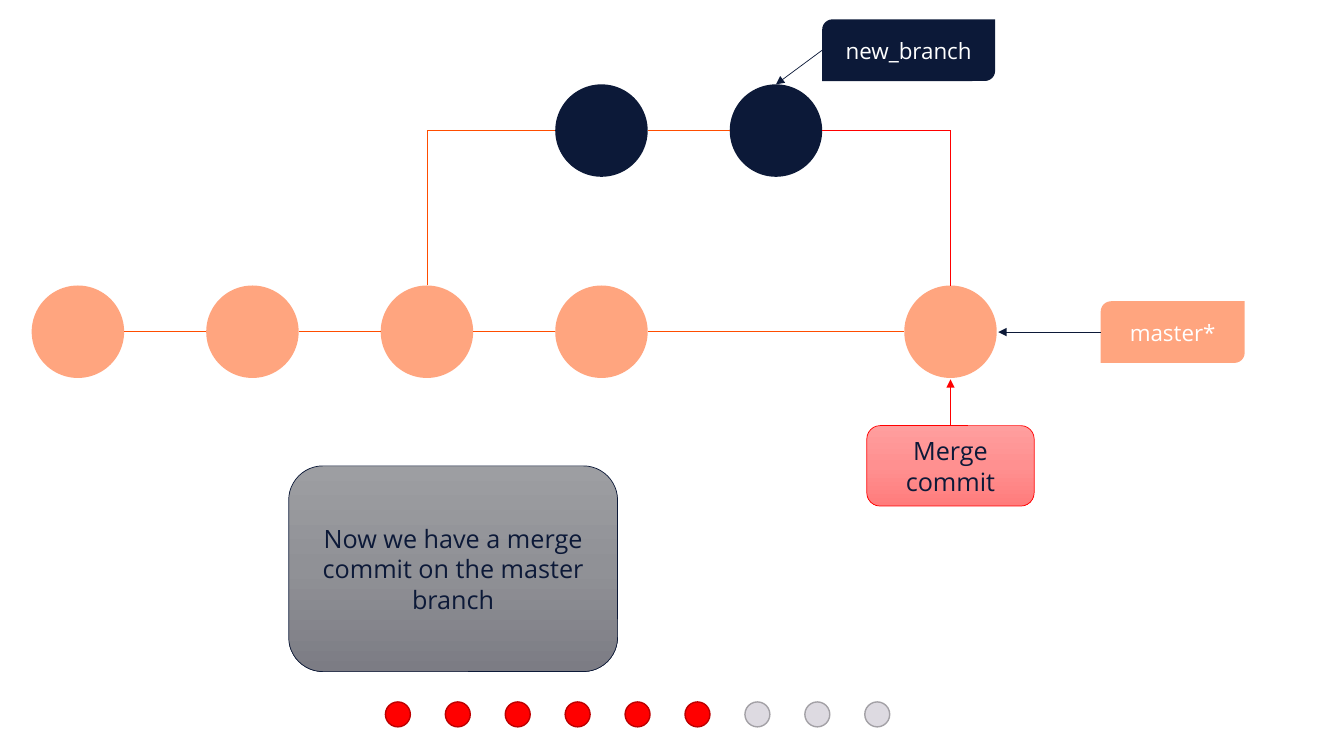
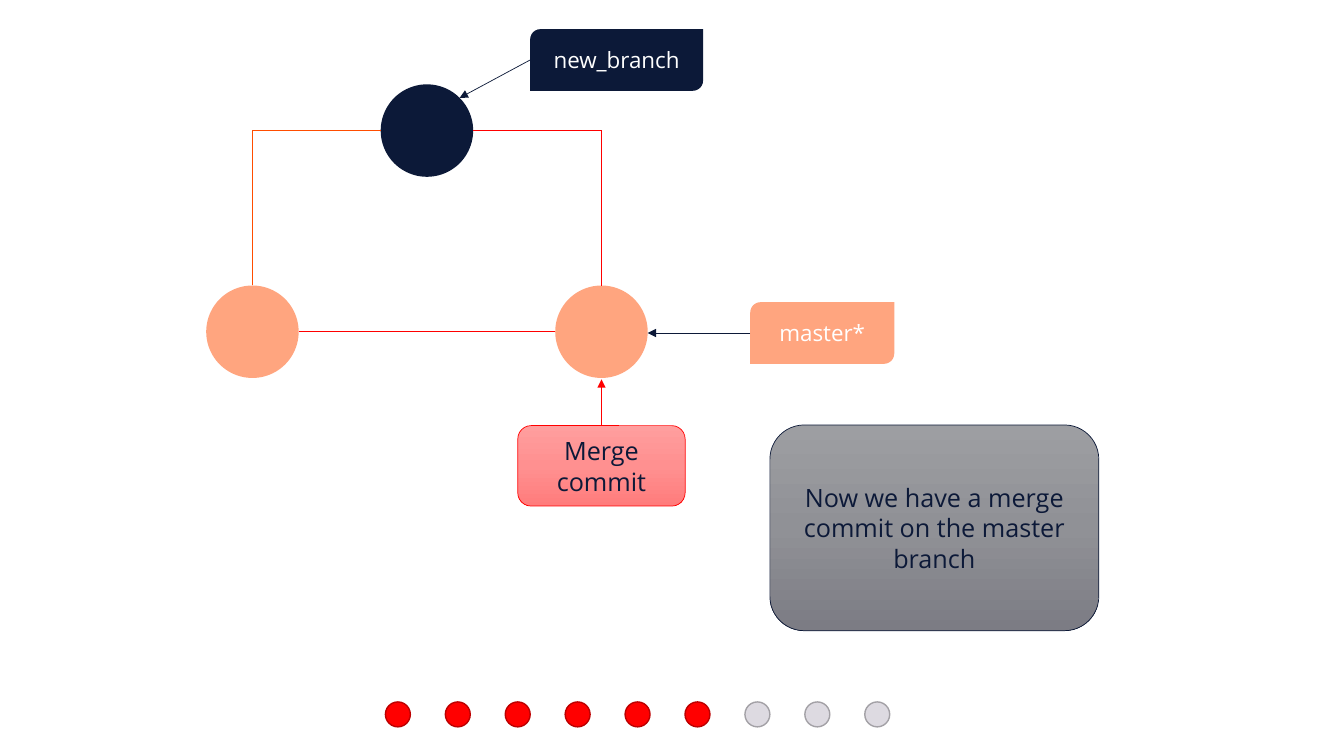
Before and after one commit to e815135/Shiny-App-Project, a slide deck: slide 49 of making basic workflow diagram.pptx. Drawn at 1344x756 pixels with LibreOffice and Linux fonts; fonts in the diff are those of the drawing. Boxes give left, top, right and bottom in pixels: in the first picture for what was removed or moved away, otherwise in the second. Text is boxed around its words. In the diff, an @@ line names an element or a change of style, - is before the commit and + after.

```diff
--- a/making basic workflow diagram.pptx
+++ b/making basic workflow diagram.pptx
@@ round diag rect "new_branch" moved from (x1=823, y1=19, x2=996, y2=81) to (x1=530, y1=29, x2=704, y2=91) @@
@@ arrow removed from (823, 50) to (776, 85) @@
@@ ellipse moved from (x1=556, y1=85, x2=648, y2=177) to (x1=381, y1=85, x2=474, y2=177) @@
@@ arrow added from (530, 60) to (460, 98), #0C1938 0.5 pt @@
@@ ellipse removed at (x1=730, y1=85, x2=823, y2=177) @@
@@ elbow line moved from (427, 285) - (556, 131) to (252, 285) - (381, 131) @@
@@ line removed from (648, 131) to (730, 131) @@
@@ ellipse removed at (x1=904, y1=285, x2=997, y2=378) @@
@@ group removed at (x1=31, y1=285, x2=474, y2=378): 2 ellipses, 2 lines @@
@@ line added from (298, 332) to (556, 332), #FF0000 0.5 pt @@
@@ line removed from (473, 332) to (556, 332) @@
@@ 2 arrows, 1 rounded rectangle, 1 round diag rect, 1 elbow line moved together from (x1=823, y1=131, x2=1245, y2=506) to (x1=473, y1=131, x2=894, y2=506) @@
@@ line removed from (648, 332) to (904, 332) @@
@@ rounded rectangle "Now we have a merge ..." moved from (x1=288, y1=466, x2=617, y2=671) to (x1=770, y1=425, x2=1099, y2=631) @@
```
Also in this commit, not shown: 8 other slides changed, 10 slides added, 20 other files.
